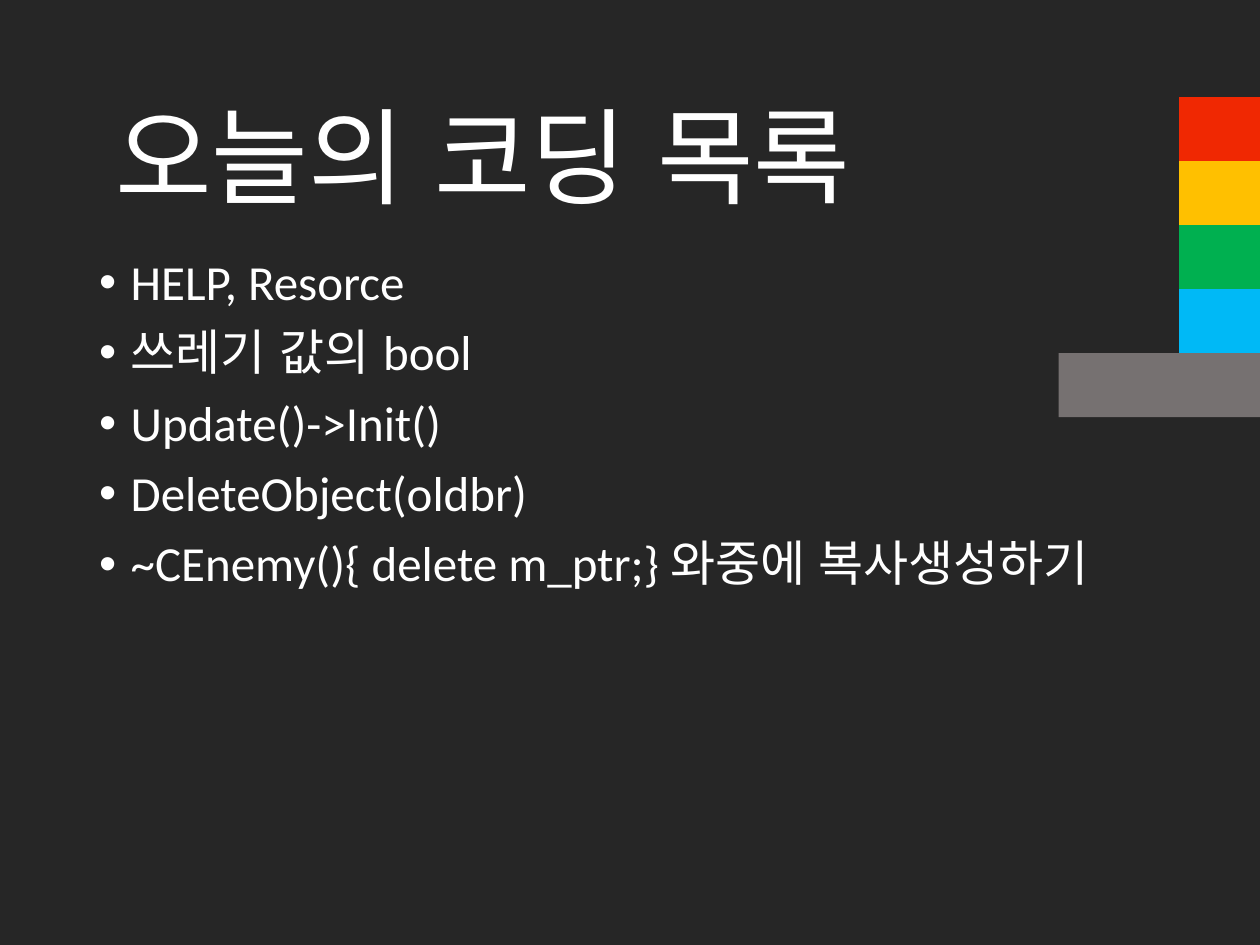
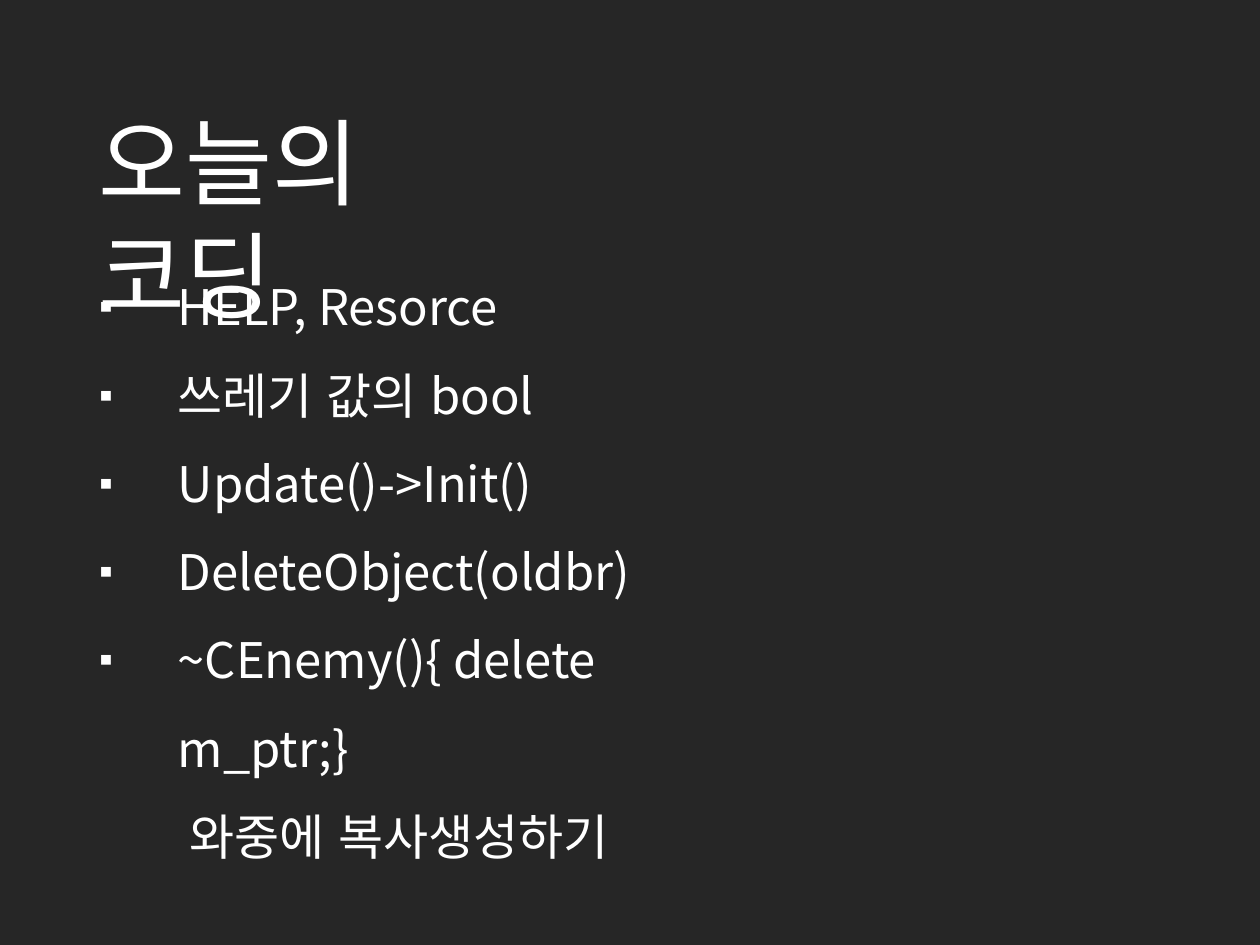
Before and after one commit to cmTEJAVA/Satellite, a slide deck: slide 8 of 발표자료/API 텀프로젝트 발표자료.pptx (slide 12 before the commit). Drawn at 1260x945 pixels with LibreOffice and Linux fonts; fonts in the diff are those of the drawing. Boxes give left, top, right and bottom in pixels: in the first picture for what was removed or moved away, otherwise in the second. Text is boxed around its words. In the diff, an @@ line names an element or a change of style, - is before the commit and + after.

```diff
--- a/발표자료/API 텀프로젝트 발표자료.pptx
+++ b/발표자료/API 텀프로젝트 발표자료.pptx
@@ rectangle removed at box(1179, 97, 1260, 161) @@
@@ text at box(99, 120, 360, 325): text changed; size 60 to 54 pt @@
-오늘의 코딩 목록
+오늘의 코딩
@@ rectangle removed at box(1179, 161, 1260, 226) @@
@@ rectangle removed at box(1179, 226, 1260, 290) @@
@@ text "HELP, Resorce": place and size @@
-text "HELP, Resorce" at box(131, 268, 1089, 589)
+text "HELP, Resorce" at box(178, 276, 630, 859)
@@ text at box(178, 276, 630, 602): font Calibri to Noto Sans CJK KR in "HELP, Resorce", "쓰레기 값의 bool", "Update()->Init()", "DeleteObject(oldbr)"; bullet • to ▪; line spacing 0.9 to 1.5; less space between paragraphs @@
@@ rectangle removed at box(1179, 290, 1260, 354) @@
@@ rectangle removed at box(1058, 353, 1260, 417) @@
@@ text at box(178, 638, 608, 859): text changed; font Calibri to Noto Sans CJK KR @@
-• ~CEnemy(){ delete m_ptr;} 와중에 복사생성하기
+▪ ~CEnemy(){ delete m_ptr;}
+와중에 복사생성하기
```
Also in this commit, not shown: 4 other slides changed, 2 slides removed, 2 other files.
